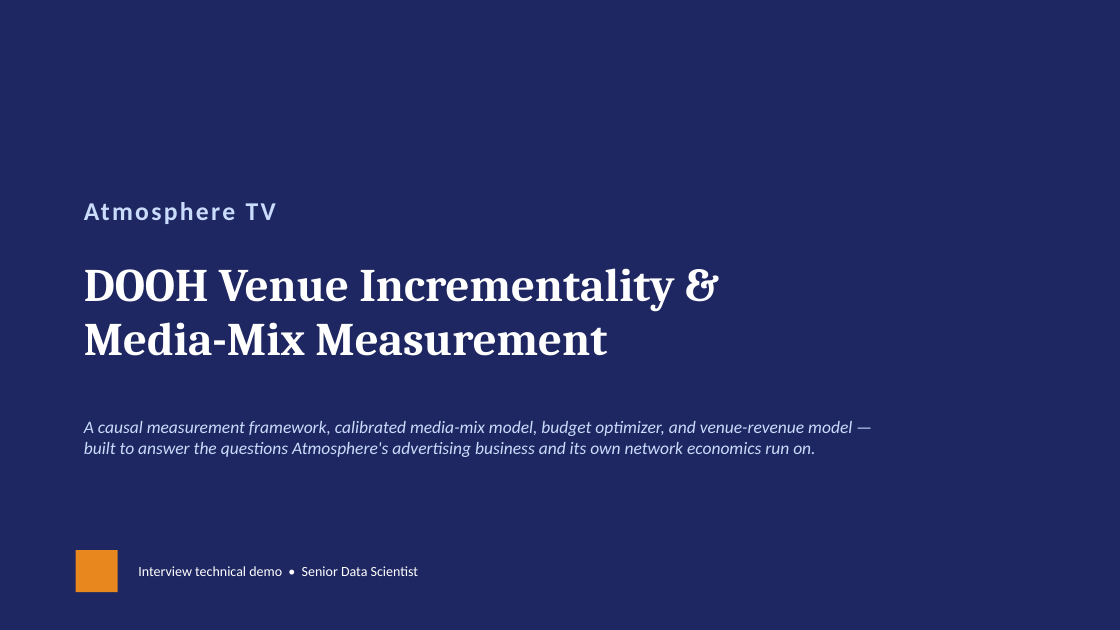
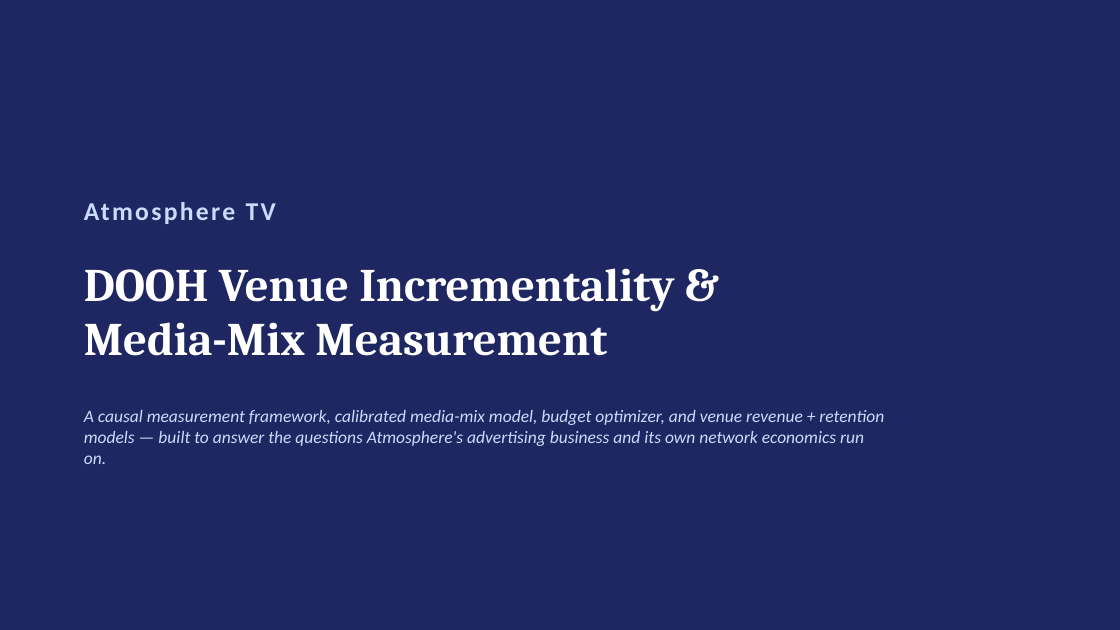
Before and after one commit to crystal1361/atmosphere-dooh-measurement, a slide deck: slide 1 of deck/AtmosphereTV_DOOH_Measurement.pptx. Drawn at 1120x630 pixels with LibreOffice and Linux fonts; fonts in the diff are those of the drawing. Boxes give left, top, right and bottom in pixels: in the first picture for what was removed or moved away, otherwise in the second. Text is boxed around its words. In the diff, an @@ line names an element or a change of style, - is before the commit and + after.

```diff
--- a/deck/AtmosphereTV_DOOH_Measurement.pptx
+++ b/deck/AtmosphereTV_DOOH_Measurement.pptx
@@ text at (84, 410, 884, 464): text changed @@
-A causal measurement framework, calibrated media-mix model, budget optimizer, and venue-revenue model — built to answer the questions Atmosphere's advertising business and its own network economics run on.
+A causal measurement framework, calibrated media-mix model, budget optimizer, and venue revenue + retention models — built to answer the questions Atmosphere's advertising business and its own network economics run on.
@@ rectangle removed at (76, 550, 118, 592) @@
@@ text removed at (138, 566, 418, 576) @@
-Interview technical demo • Senior Data Scientist
```
Also in this commit, not shown: 9 other slides changed, 2 slides added, 1 slide removed, 3 other files.
